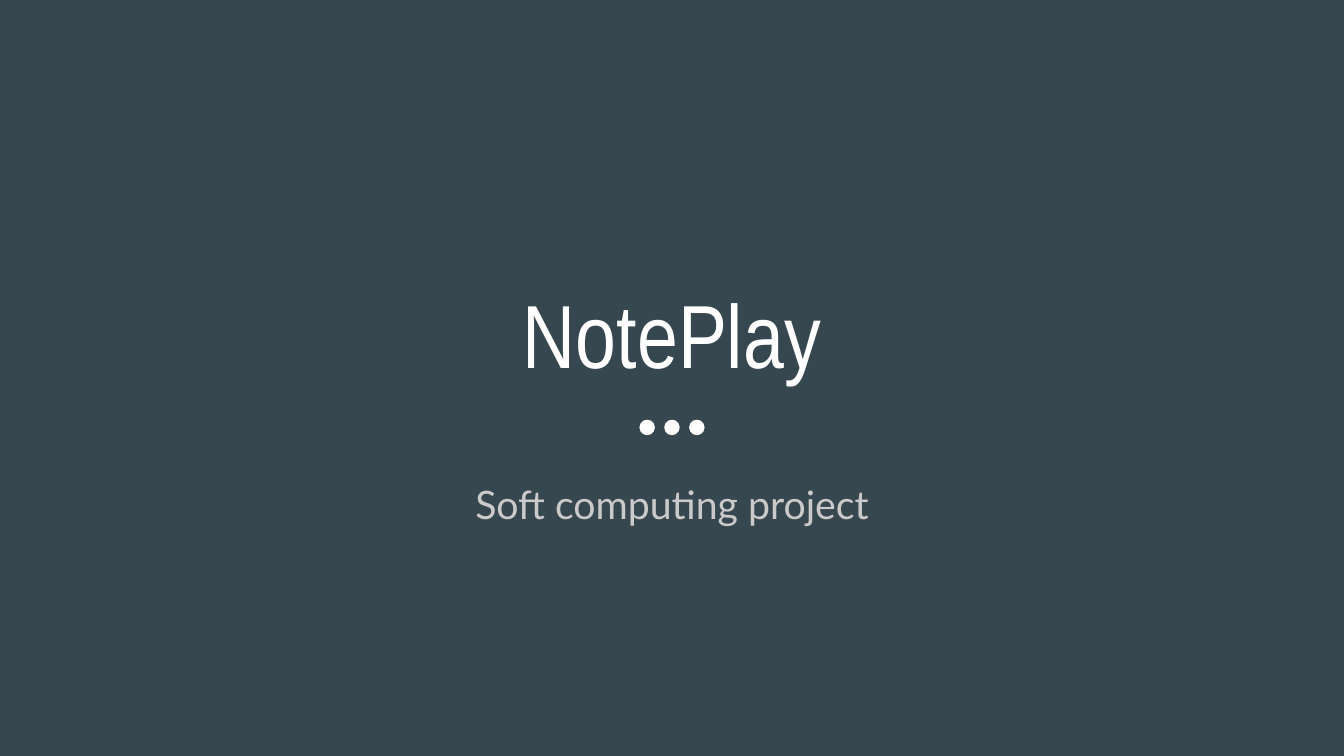
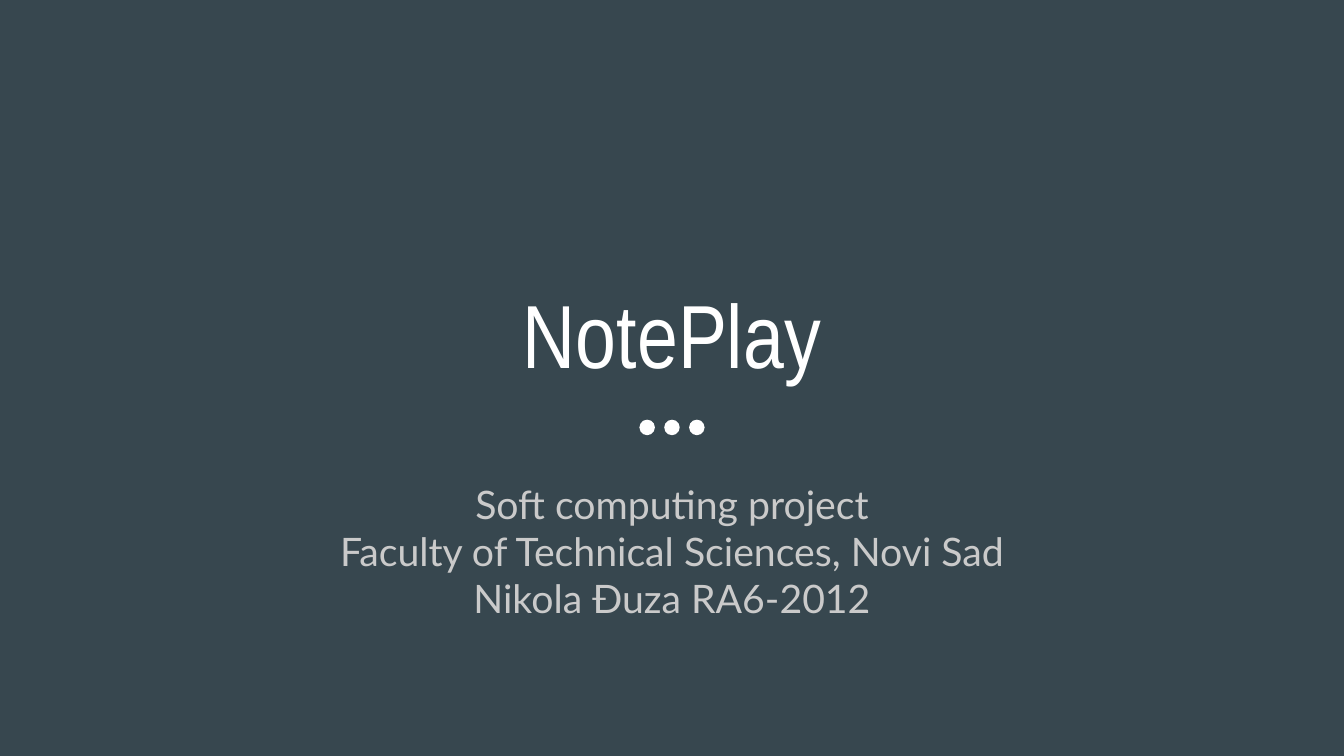
Before and after one commit to nikolalsvk/note-play, a slide deck: slide 1 of NotePlay.pptx. Drawn at 1344x756 pixels with LibreOffice and Linux fonts; fonts in the diff are those of the drawing. Boxes give left, top, right and bottom in pixels: in the first picture for what was removed or moved away, otherwise in the second. Text is boxed around its words. In the diff, an @@ line names an element or a change of style, - is before the commit and + after.

```diff
--- a/NotePlay.pptx
+++ b/NotePlay.pptx
@@ subtitle at [340,537,1003,614]: paragraphs added @@
+Faculty of Technical Sciences, Novi Sad
+Nikola Đuza RA6-2012
```
Also in this commit, not shown: 5 other slides changed, 1 slide added.
